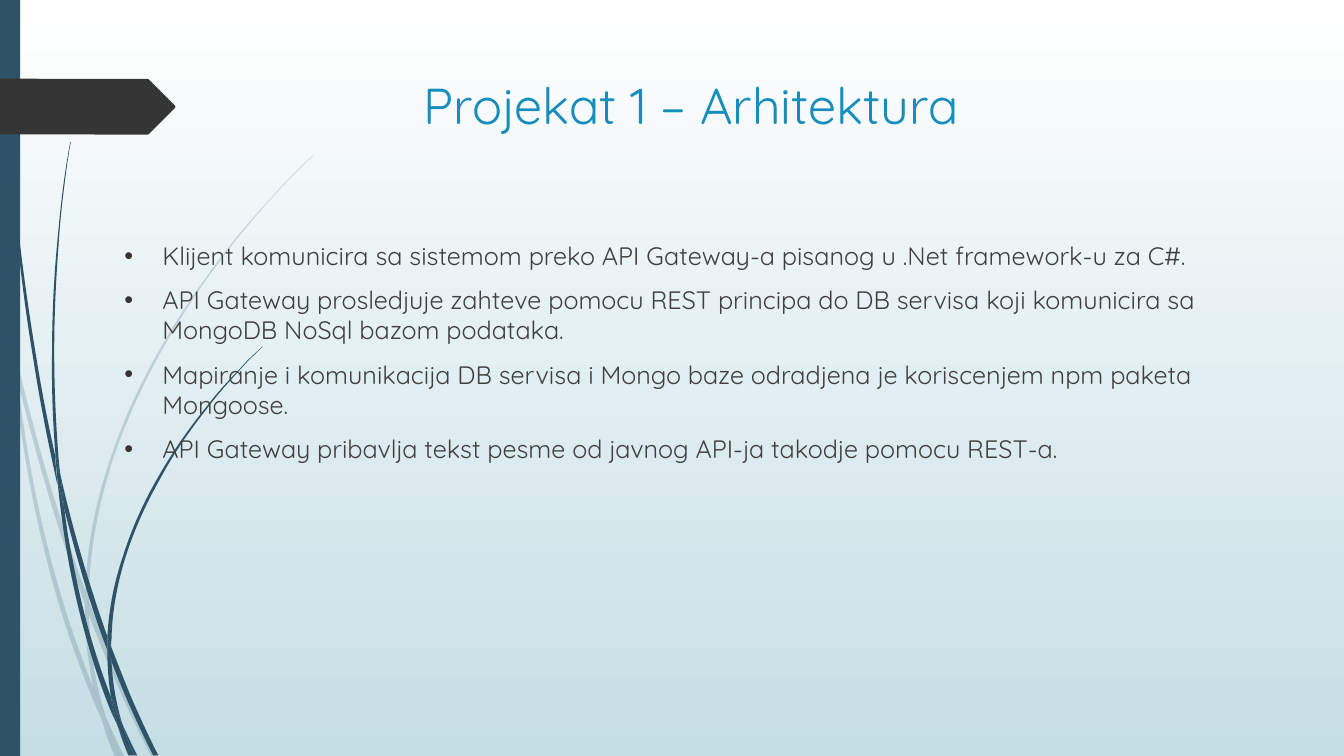
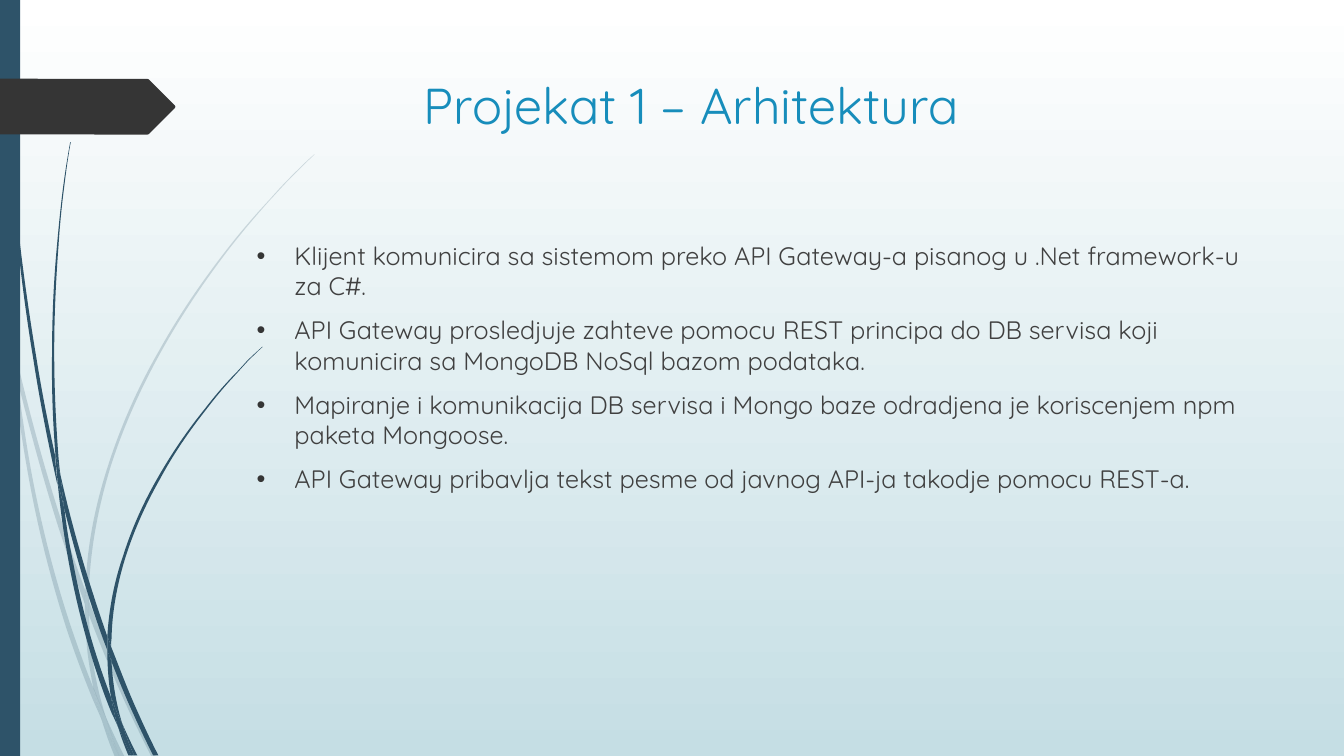
Before and after one commit to TeaMitic/SOA, a slide deck: slide 4 of Prezentacija projekata/Servisno-orijentisane arhitekture – Projekti.pptx. Drawn at 1344x756 pixels with LibreOffice and Linux fonts; fonts in the diff are those of the drawing. Boxes give left, top, right and bottom in pixels: in the first picture for what was removed or moved away, otherwise in the second. Text is boxed around its words. In the diff, an @@ line names an element or a change of style, - is before the commit and + after.

```diff
--- a/Prezentacija projekata/Servisno-orijentisane arhitekture – Projekti.pptx
+++ b/Prezentacija projekata/Servisno-orijentisane arhitekture – Projekti.pptx
@@ text "Klijent komunicira sa sistemom preko ..." rewrapped from (162, 246, 1194, 465) to (294, 246, 1239, 493) @@
```
Also in this commit, not shown: 4 other slides changed, 4 slides added, 1 slide removed, 14 other files.
